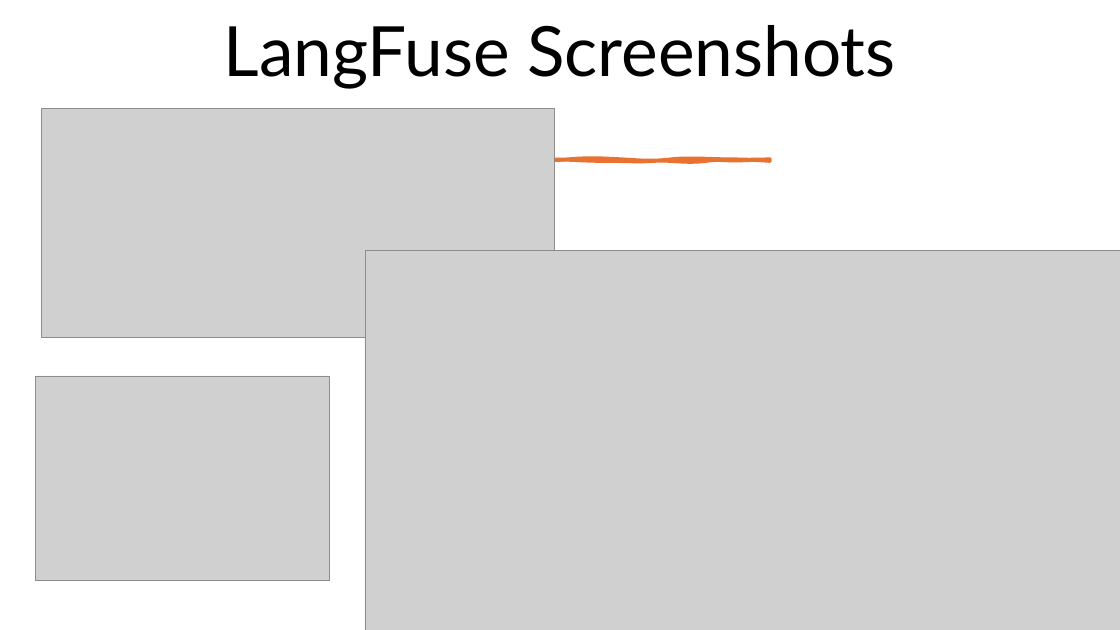
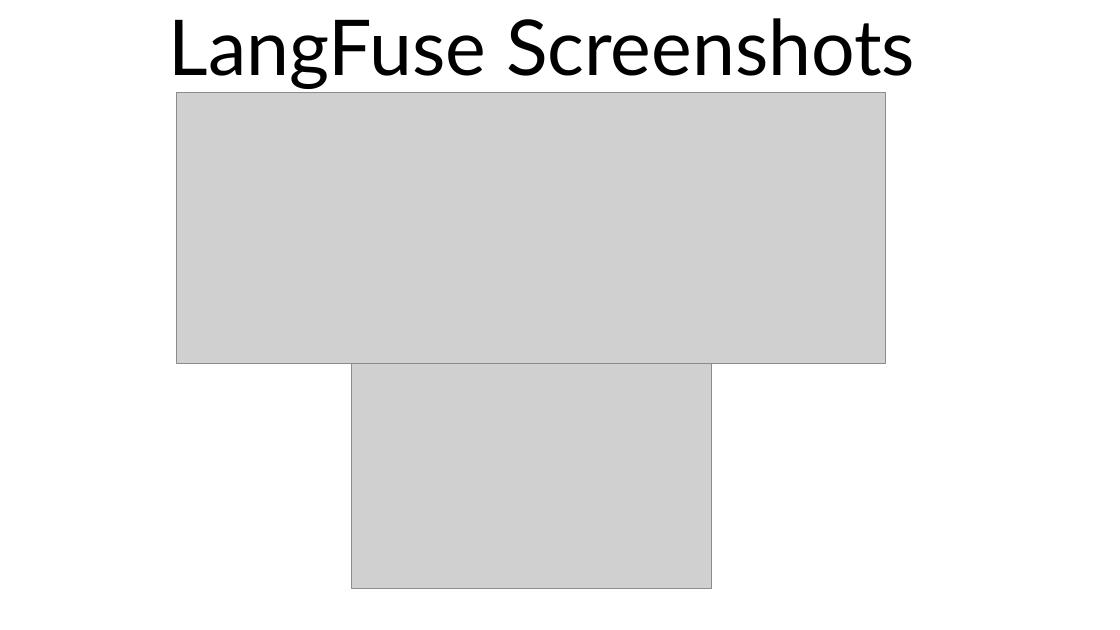
Before and after one commit to Sankari-KK/new-learning, a slide deck: slide 3 of Sankareswari_Integrate LangFuse _Assignment1.pptx (slide 2 before the commit). Drawn at 1120x630 pixels with LibreOffice and Linux fonts; fonts in the diff are those of the drawing; grey boxes stand for pictures. Boxes give left, top, right and bottom in pixels: in the first picture for what was removed or moved away, otherwise in the second. Text is boxed around its words. In the diff, an @@ line names an element or a change of style, - is before the commit and + after.

Commit message:
Week 4 - Assignment 1 <updated>
Integrate LangFuse to Your Agents

```diff
--- a/Sankareswari_Integrate LangFuse _Assignment1.pptx
+++ b/Sankareswari_Integrate LangFuse _Assignment1.pptx
@@ title "LangFuse Screenshots" moved from (x1=224, y1=25, x2=895, y2=89) to (x1=169, y1=18, x2=915, y2=89) @@
@@ title "LangFuse Screenshots" at (x1=169, y1=18, x2=915, y2=89): size 59.4 to 66 pt @@
@@ picture removed at (x1=41, y1=108, x2=555, y2=338) @@
@@ picture added at (x1=176, y1=92, x2=886, y2=364) @@
@@ freeform shape removed at (x1=350, y1=160, x2=770, y2=161) @@
@@ picture removed at (x1=365, y1=250, x2=1120, y2=630) @@
@@ picture added at (x1=351, y1=354, x2=711, y2=588) @@
@@ picture removed at (x1=35, y1=376, x2=329, y2=581) @@
```
Also in this commit, not shown: 1 other slide changed, 2 slides added.
